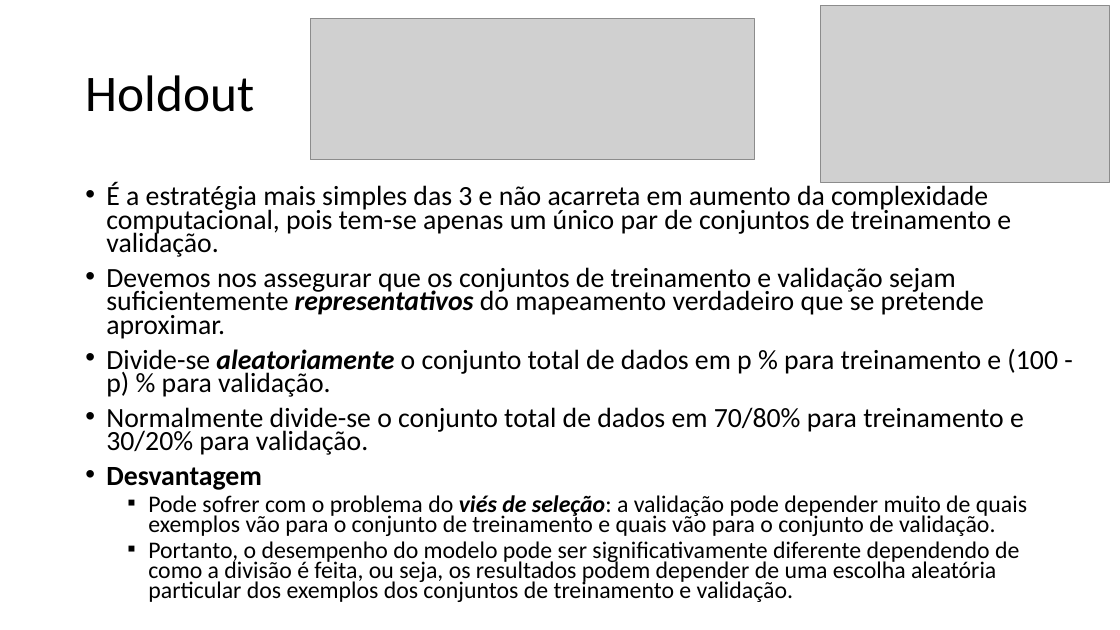
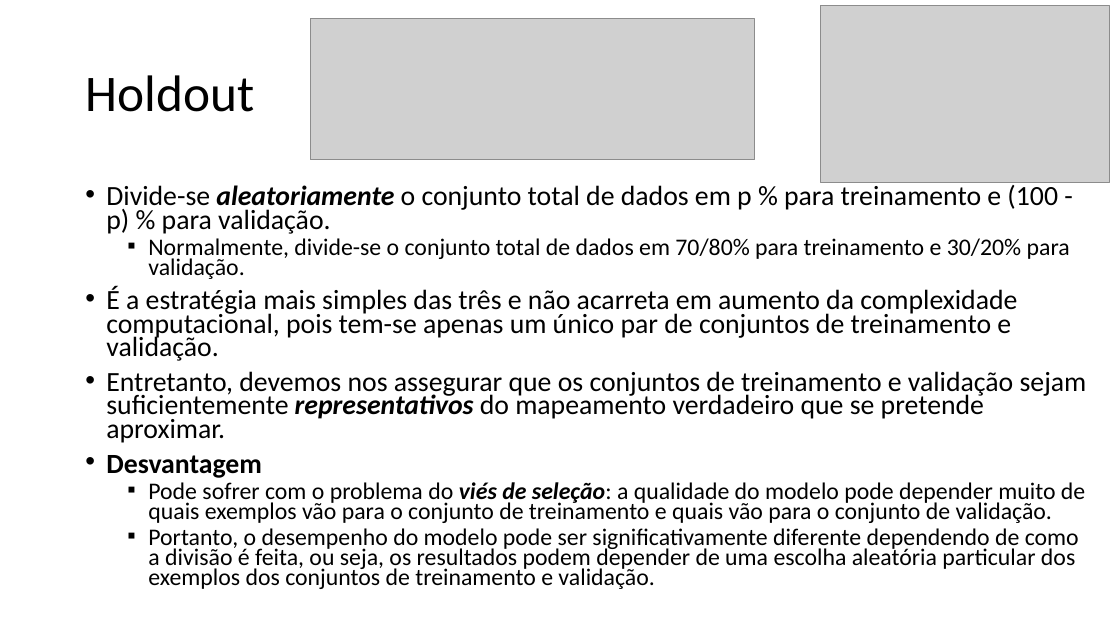
Before and after one commit to zz4fap/t319_aprendizado_de_maquina, a slide deck: slide 4 of slides/T319_Regressão_Linear (Parte V).pptx. Drawn at 1120x630 pixels with LibreOffice and Linux fonts; fonts in the diff are those of the drawing; grey boxes stand for pictures. Boxes give left, top, right and bottom in pixels: in the first picture for what was removed or moved away, otherwise in the second. Text is boxed around its words. In the diff, an @@ line names an element or a change of style, - is before the commit and + after.

```diff
--- a/slides/T319_Regressão_Linear (Parte V).pptx
+++ b/slides/T319_Regressão_Linear (Parte V).pptx
@@ text at [106,182,1011,339]: paragraphs removed @@
-• É a estratégia mais simples das 3 e não acarreta em aumento da complexidade computacional, pois tem-se apenas um único par de conjuntos de treinamento e validação.
-• Devemos nos assegurar que os conjuntos de treinamento e validação sejam suficientemente representativos do mapeamento verdadeiro que se pretende aproximar.
@@ text at [106,238,1087,443]: text changed @@
-• Normalmente divide-se o conjunto total de dados em 70/80% para treinamento e 30/20% para validação.
+  ▪ Normalmente, divide-se o conjunto total de dados em 70/80% para treinamento e 30/20% para validação.
+• É a estratégia mais simples das três e não acarreta em aumento da complexidade computacional, pois tem-se apenas um único par de conjuntos de treinamento e validação.
+• Entretanto, devemos nos assegurar que os conjuntos de treinamento e validação sejam suficientemente representativos do mapeamento verdadeiro que se pretende aproximar.
@@ text at [148,482,1085,523]: text changed @@
-  ▪ Pode sofrer com o problema do viés de seleção: a validação pode depender muito de quais exemplos vão para o conjunto de treinamento e quais vão para o conjunto de validação.
+  ▪ Pode sofrer com o problema do viés de seleção: a qualidade do modelo pode depender muito de quais exemplos vão para o conjunto de treinamento e quais vão para o conjunto de validação.
```
Also in this commit, not shown: 8 other slides changed, 3 other files.
